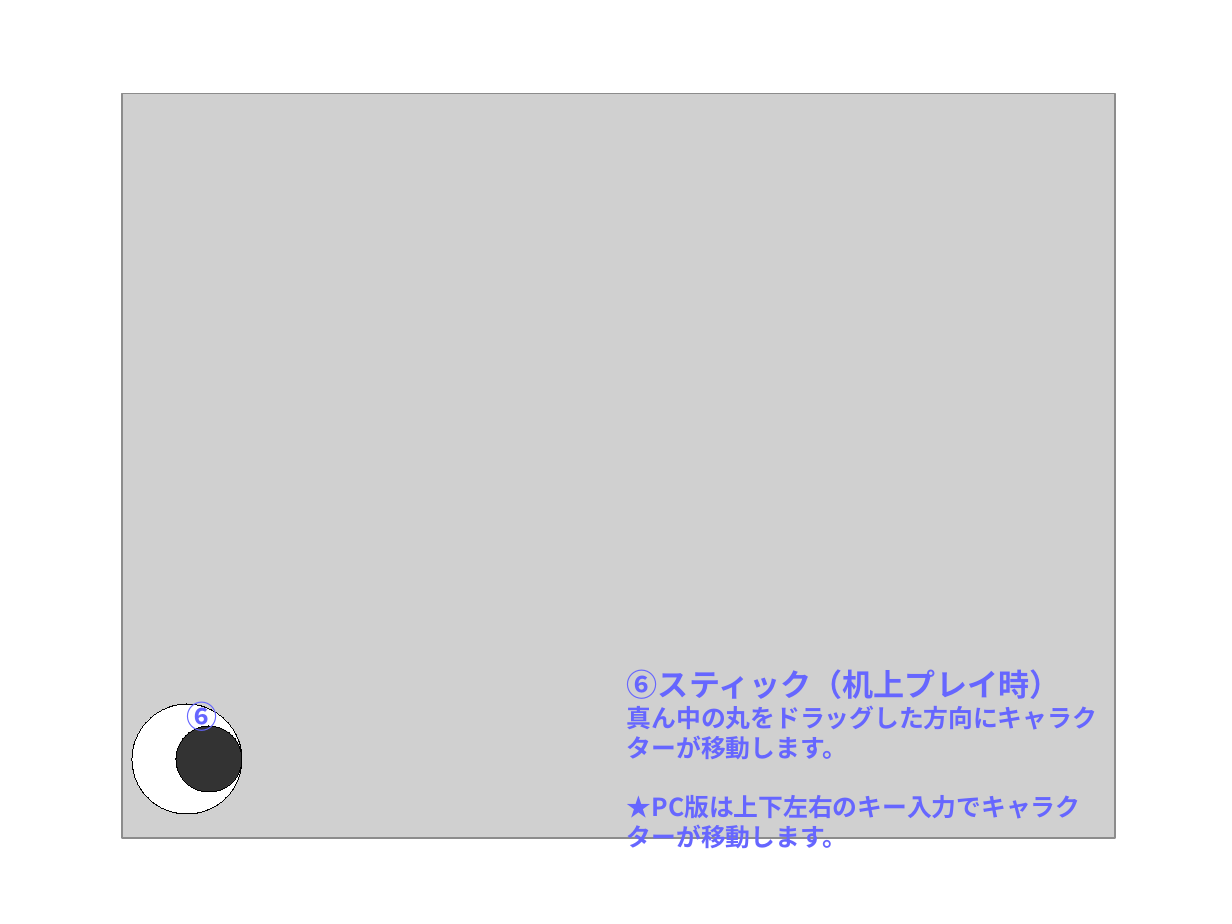
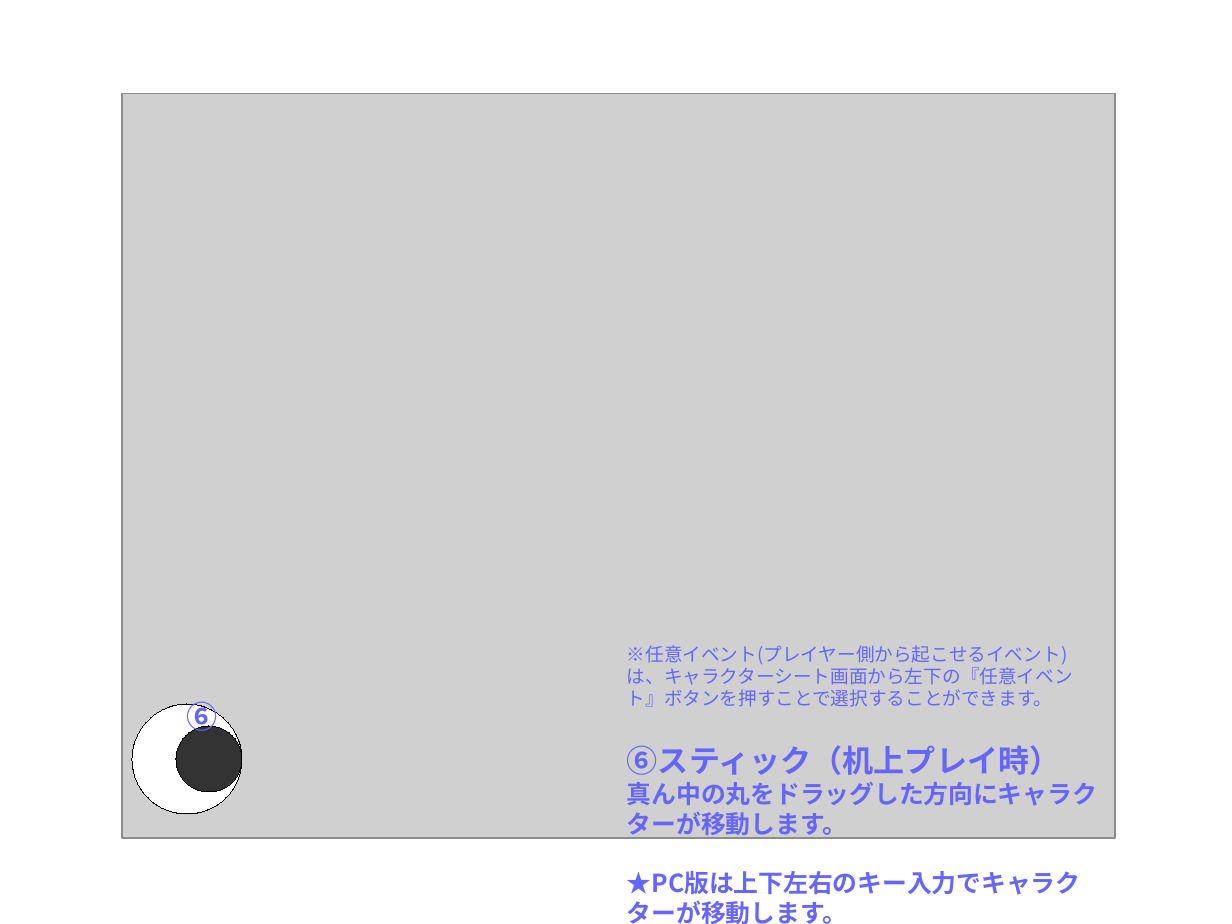
Before and after one commit to HidehiroNomoto/CoCARScenario, a slide deck: slide 9 of CoCScenario/説明書/新規 OpenDocument プレゼンテーション.odp (slide 7 before the commit). Drawn at 1232x924 pixels with LibreOffice and Linux fonts; fonts in the diff are those of the drawing; grey boxes stand for pictures. Boxes give left, top, right and bottom in pixels: in the first picture for what was removed or moved away, otherwise in the second. Text is boxed around its words. In the diff, an @@ line names an element or a change of style, - is before the commit and + after.

```diff
--- a/CoCScenario/説明書/新規 OpenDocument プレゼンテーション.odp
+++ b/CoCScenario/説明書/新規 OpenDocument プレゼンテーション.odp
@@ text added at bbox=[627, 645, 1073, 707], 12 pt, text #6666FF @@
+※任意イベント(プレイヤー側から起こせるイベント)は、キャラクターシート画面から左下の『任意イベント』ボタンを押すことで選択することができます。
@@ text "⑥スティック（机上プレイ時）" rewrapped from bbox=[627, 669, 1097, 853] to bbox=[627, 745, 1097, 924] @@
```
Also in this commit, not shown: 2 other slides changed, 2 slides added, 10 other files.
